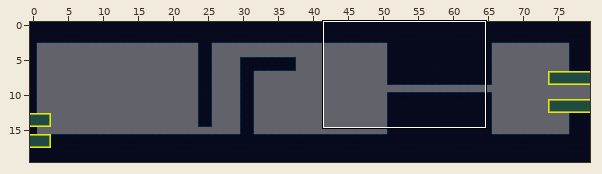
A Tiled map (JSON) gets an edit: assets/maps/Tutorial.tmj. Above: a wide view before the commit, with the close-up outlined.
Close-up. As it was:
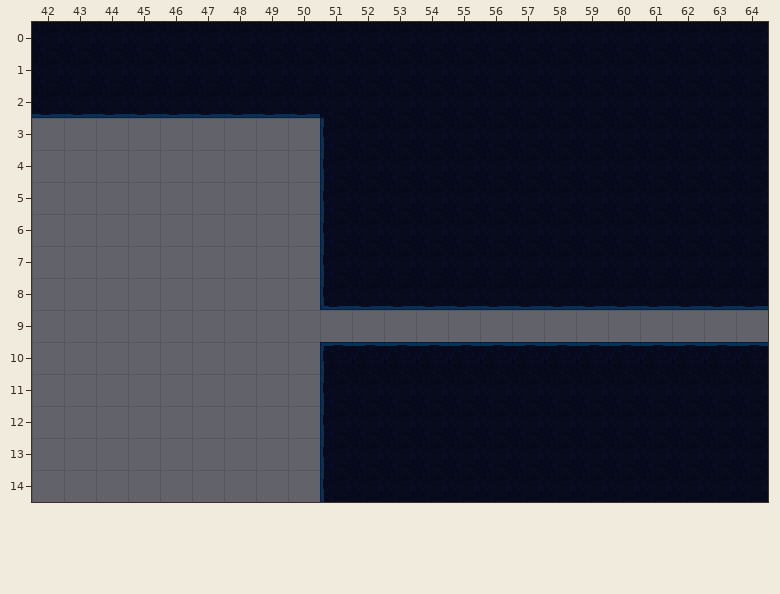
Cells are 32x32 px. Shown: x 42..64, y 0..14.
And afterwards:
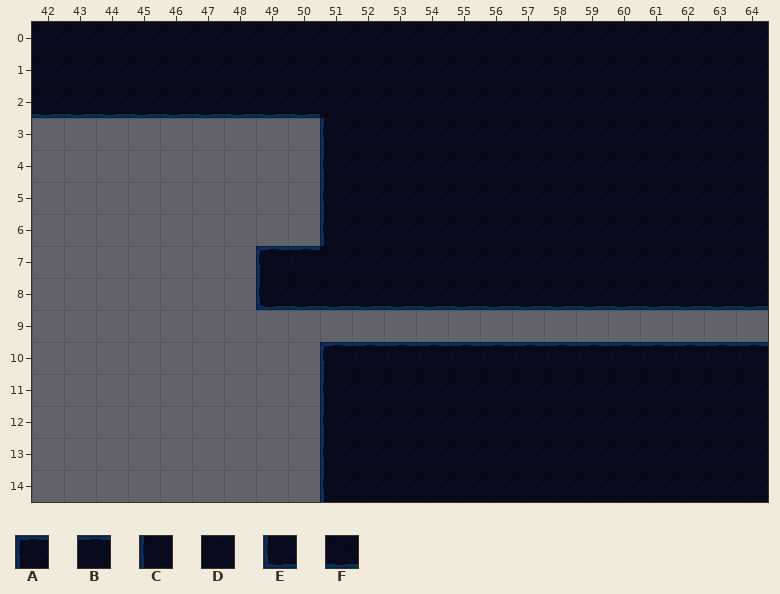
Key: from "AquaTile": A 1, B 2, C 11, D 12, E 21, F 22.
_ is an empty cell.
The edit:
Layer "Ground":
Tile A is added in row 7 at x 49.
Tile B is added in row 7 at x 50.
Tile D replaces tile C in row 7 at x 51.
Tile E is added in row 8 at x 49.
Tile F replaces tile E in row 8 at x 51.
Tile F is added in row 8 at x 50.
